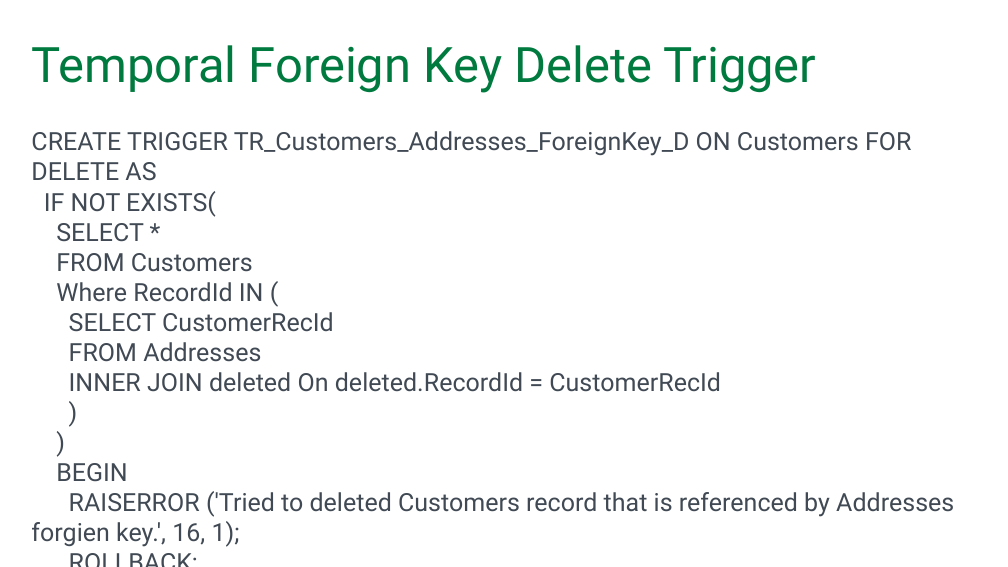
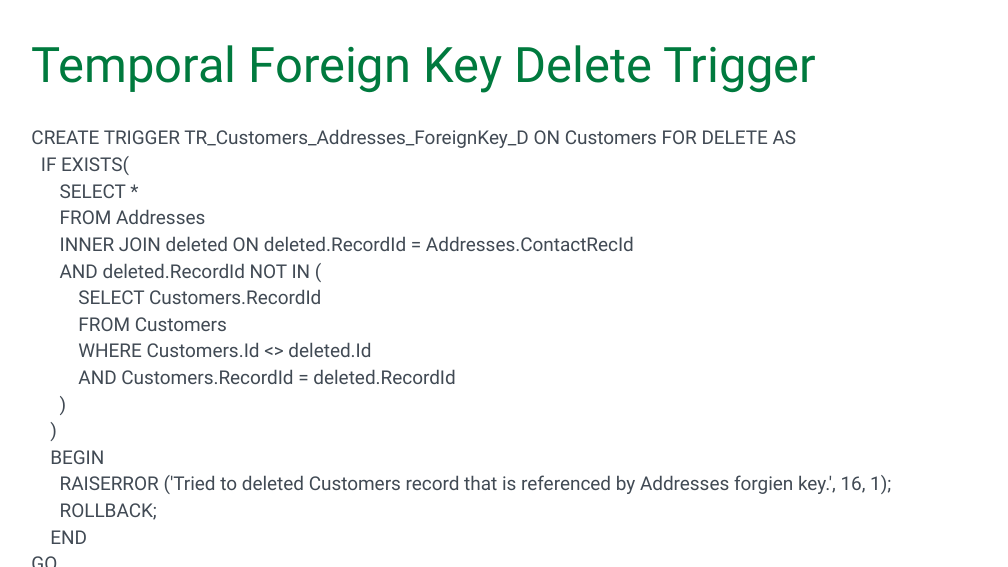
Before and after one commit to saturdaymp-examples/create-a-time-travelling-database, a slide deck: slide 22 of Slides/SQL Saturday 840.pptx. Drawn at 1008x567 pixels with LibreOffice and Linux fonts; fonts in the diff are those of the drawing; background and template pictures are left out. Boxes give left, top, right and bottom in pixels: in the first picture for what was removed or moved away, otherwise in the second. Text is boxed around its words. In the diff, an @@ line names an element or a change of style, - is before the commit and + after.

Commit message:
Fixed a bug in the foreign key delete trigger.

```diff
--- a/Slides/SQL Saturday 840.pptx
+++ b/Slides/SQL Saturday 840.pptx
@@ text at (31,129,891,544): text changed; size 22.5 to 17.1 pt @@
-CREATE TRIGGER TR_Customers_Addresses_ForeignKey_D ON Customers FOR DELETE AS
-IF NOT EXISTS(
-SELECT *
-FROM Customers
-Where RecordId IN (
-SELECT CustomerRecId
-FROM Addresses
-INNER JOIN deleted On deleted.RecordId = CustomerRecId
-)
-)
-BEGIN
-RAISERROR ('Tried to deleted Customers record that is referenced by Addresses forgien key.', 16, 1);
-ROLLBACK;
-END
+CREATE TRIGGER TR_Customers_Addresses_ForeignKey_D ON Customers FOR DELETE AS
+IF EXISTS(
+SELECT *
+FROM Addresses
+INNER JOIN deleted ON deleted.RecordId = Addresses.ContactRecId
+AND deleted.RecordId NOT IN (
+SELECT Customers.RecordId
+FROM Customers
+WHERE Customers.Id <> deleted.Id
+AND Customers.RecordId = deleted.RecordId
+)
+)
+BEGIN
+RAISERROR ('Tried to deleted Customers record that is referenced by Addresses forgien key.', 16, 1);
+ROLLBACK;
+END
+GO
```
Also in this commit, not shown: 2 other files.
